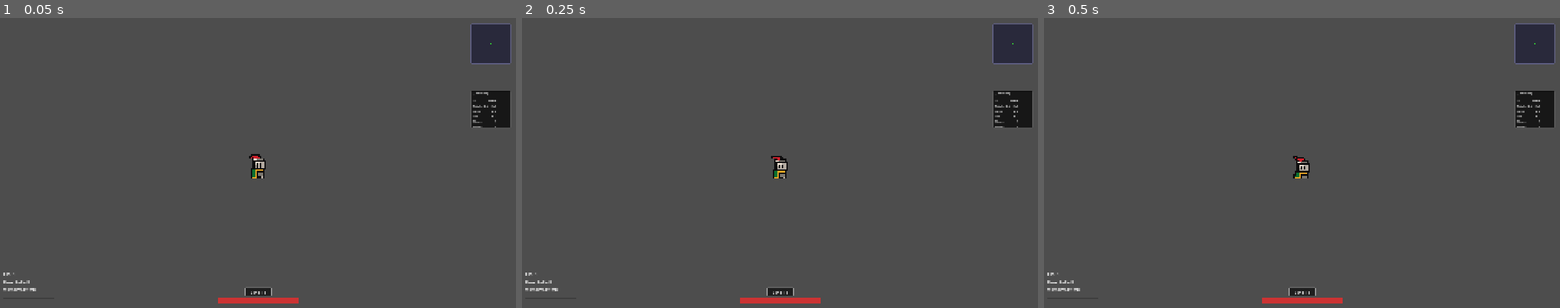
Above: before the commit, frames 1-3 (left to right).
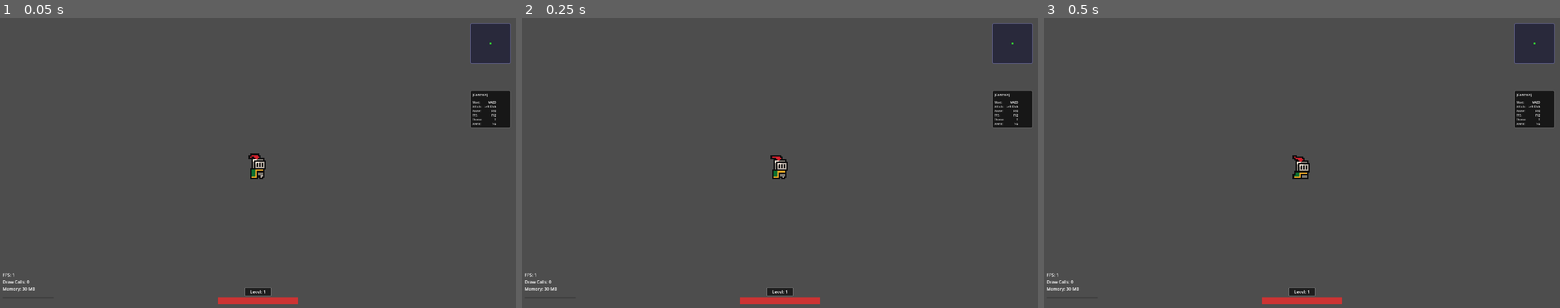
Above: after the commit, the same moments.

Repository: AgentService/vibe
Game: Godot game, scene res://scenes/main/Main.tscn
The game is run twice, just before and just after one commit, with the same random seed, the same clock (stepped at 60 frames per second) and the same inputs.
Inputs:
- Up to frame 1 (0.05 s): no input
- Up to frame 2 (0.25 s): no input
- Up to frame 3 (0.5 s): no input

The runs differ from the first frame. In frame 1, 0.5% of the frame differs, in the area x 0-100%, y 1-99%; in frame 2, 0.5%; in frame 3, 0.5%.

Commit message:
update card icons

Diff:
--- a/vibe/project.godot
+++ b/vibe/project.godot
@@ -31,7 +31,7 @@
 window/size/viewport_height=1080
 window/size/initial_position_type=2
 window/size/borderless=true
-window/stretch/mode="canvas_items"
+window/stretch/mode="viewport"
 window/stretch/aspect="expand"
 
 [input]
--- a/vibe/scenes/ui/CardSelection.gd
+++ b/vibe/scenes/ui/CardSelection.gd
@@ -133,39 +133,19 @@
 	top_spacer.custom_minimum_size = Vector2(0, 20)
 	vbox.add_child(top_spacer)
 
-	# Create visual icon area
+	# Create visual icon area (no background circle)
 	var icon_container: CenterContainer = CenterContainer.new()
 	icon_container.custom_minimum_size = Vector2(0, 80)
 	vbox.add_child(icon_container)
 
-	# Create icon background circle
-	var icon_bg: Panel = Panel.new()
-	icon_bg.custom_minimum_size = Vector2(64, 64)
-	icon_bg.size_flags_horizontal = Control.SIZE_SHRINK_CENTER
-	icon_container.add_child(icon_bg)
-
-	var icon_style: StyleBoxFlat = StyleBoxFlat.new()
-	icon_style.bg_color = Color(1.0, 1.0, 1.0, 0.2)
-	icon_style.corner_radius_top_left = 32
-	icon_style.corner_radius_top_right = 32
-	icon_style.corner_radius_bottom_left = 32
-	icon_style.corner_radius_bottom_right = 32
-	icon_style.border_width_left = 2
-	icon_style.border_width_right = 2
-	icon_style.border_width_top = 2
-	icon_style.border_width_bottom = 2
-	icon_style.border_color = Color(1.0, 1.0, 1.0, 0.4)
-	icon_bg.add_theme_stylebox_override("panel", icon_style)
-
-	# Add icon symbol (using text for now)
+	# Add icon symbol directly without background - much bigger
 	var icon_label: Label = Label.new()
 	icon_label.text = _get_card_icon_symbol(card)
-	icon_label.add_theme_font_size_override("font_size", 28)
+	icon_label.add_theme_font_size_override("font_size", 48)
 	icon_label.add_theme_color_override("font_color", Color(1.0, 1.0, 1.0, 0.9))
 	icon_label.horizontal_alignment = HORIZONTAL_ALIGNMENT_CENTER
 	icon_label.vertical_alignment = VERTICAL_ALIGNMENT_CENTER
-	icon_label.set_anchors_and_offsets_preset(Control.PRESET_FULL_RECT)
-	icon_bg.add_child(icon_label)
+	icon_container.add_child(icon_label)
 
 	# Card title
 	var title_label: Label = Label.new()
